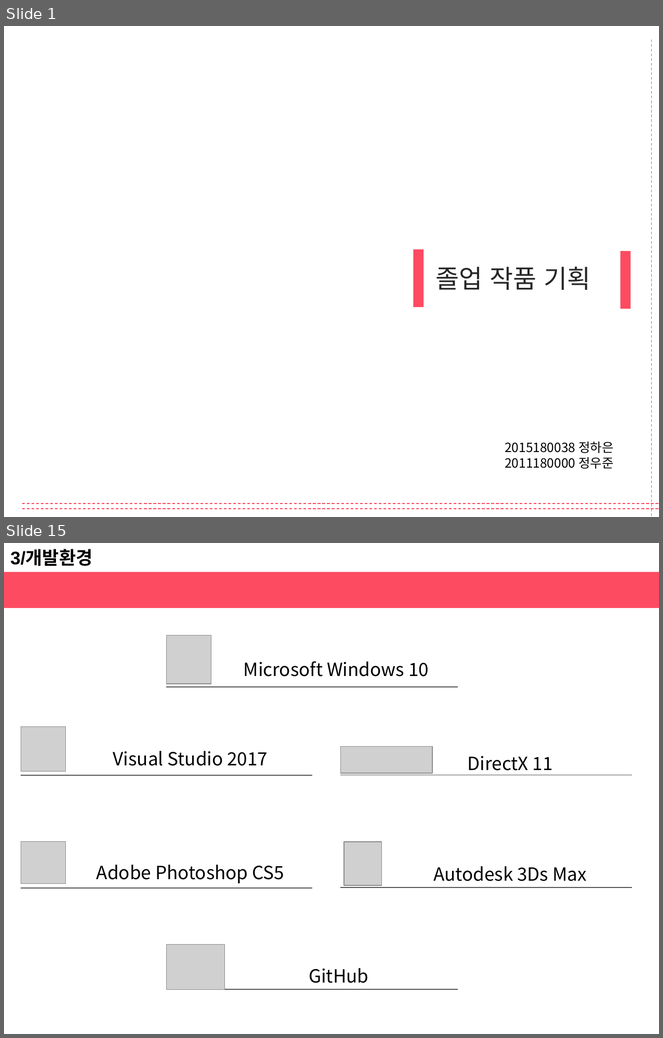
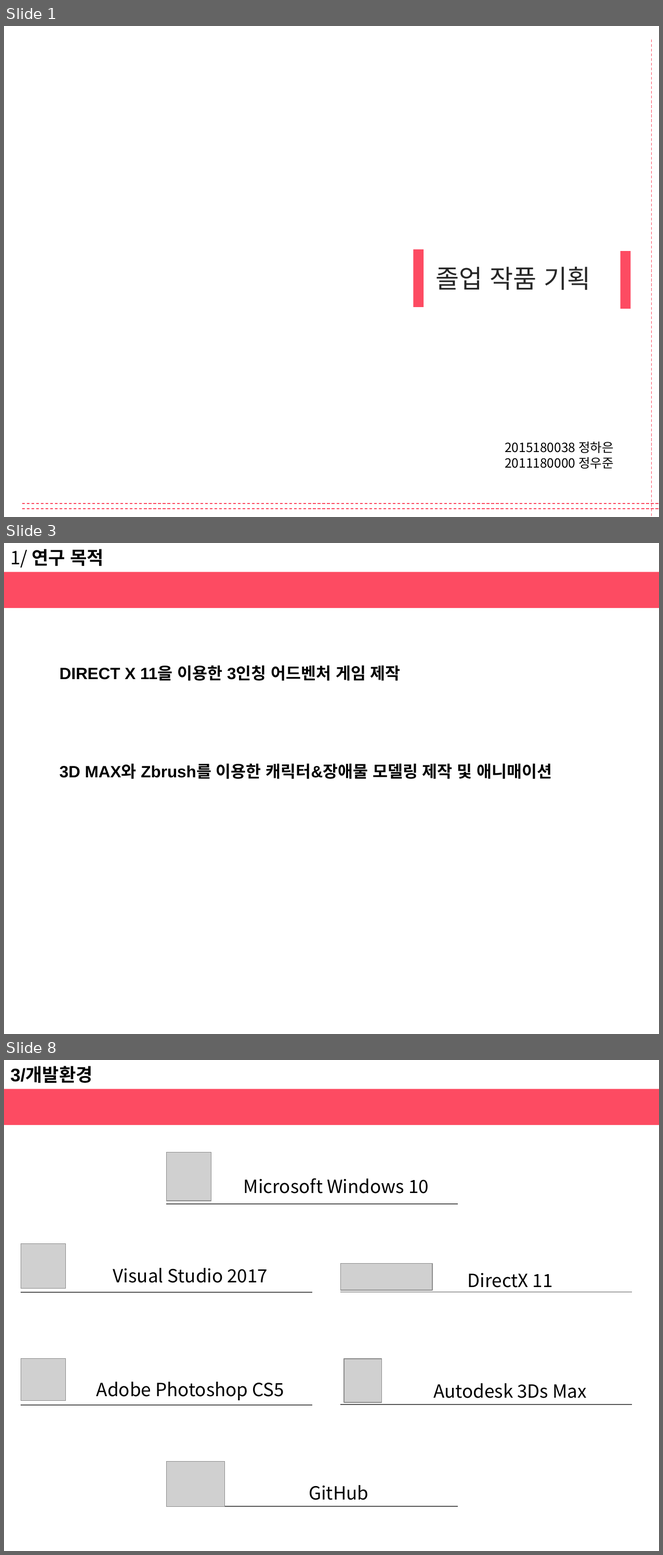
Before and after one commit to haeunjung/Team_Project, a slide deck: 기획문서/게임 제안서.pptx. Shown one above the other, each under a label of ours: slides 1 and 15 before the commit, slides 1, 3 and 8 after it; the slides between them are not shown. The pictures are 663x1038 and 663x1555 pixels, drawn with LibreOffice and Linux fonts; fonts in the diff are those of the drawing; grey boxes stand for pictures. Boxes give left, top, right and bottom in pixels: in the first picture for what was removed or moved away, otherwise in the second. Text is boxed around its words. In the diff, an @@ line names an element or a change of style, - is before the commit and + after.

Commit message:
12.06
게임방법 및 소개와 특성 수정, 연구목적, 타 게임과의 차별성 추가

```diff
--- a/기획문서/게임 제안서.pptx
+++ b/기획문서/게임 제안서.pptx
@@ slide 3 added at box(4, 543, 659, 1034), background #FFFFFF @@
@@ text added at box(10, 549, 104, 568), 20 pt, text #000000, bold @@
+1/ 연구 목적
@@ rectangle added at box(4, 572, 659, 608), fill #FD4B62 @@
@@ text added at box(60, 665, 552, 779), 18 pt, text #000000, bold @@
+DIRECT X 11을 이용한 3인칭 어드벤처 게임 제작
+3D MAX와 Zbrush를 이용한 캐릭터&장애물 모델링 제작 및 애니매이션
@@ what was slide 15 is now slide 8 @@
```
Also in this commit, not shown: 6 slides changed, 3 other slides added, 2 slides removed.
